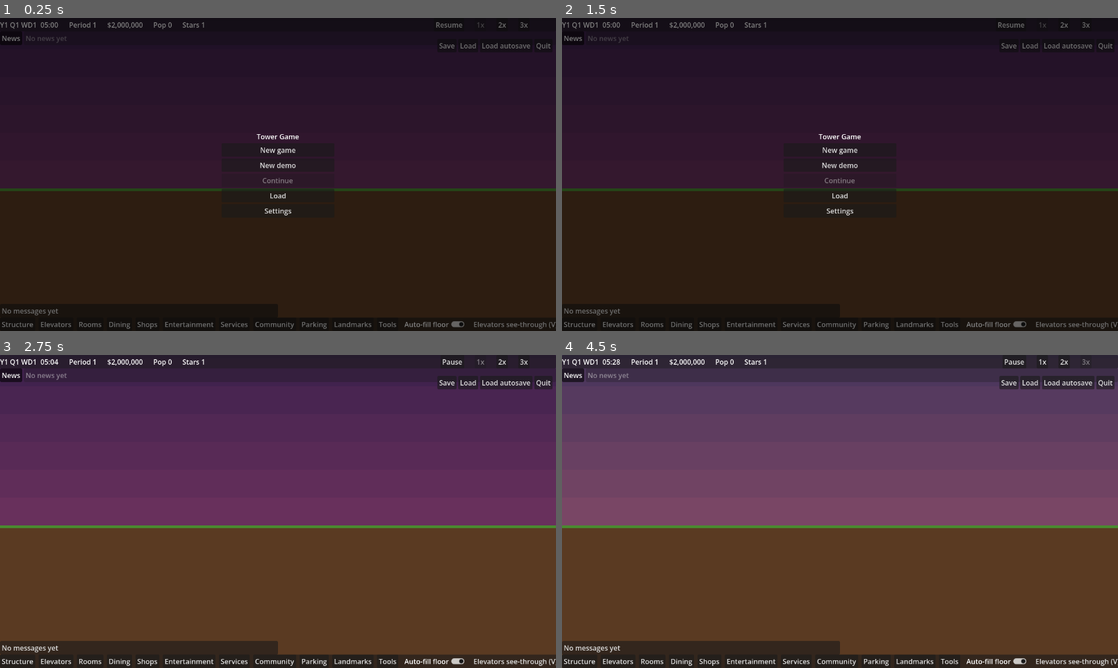
Above: before the commit, frames 1-4 (two rows, left to right).
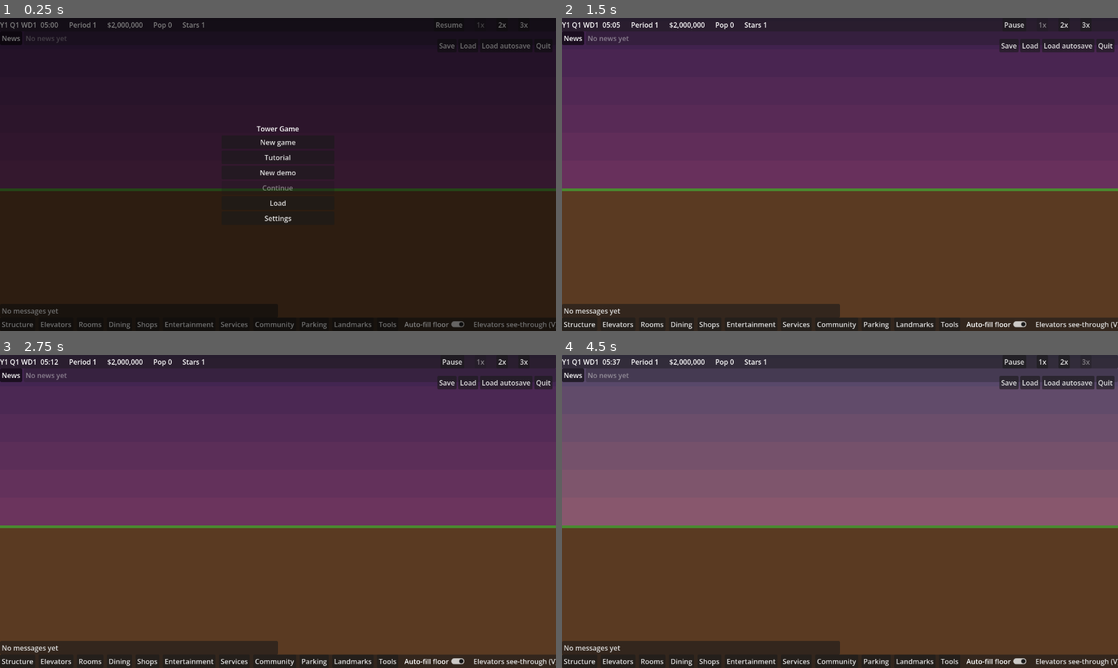
Above: after the commit, the same moments.

Repository: evidencelacking/TowerGame
Game: Godot game, scene res://scenes/main.tscn
Same seed, same stepped clock (60 frames per second), same inputs: the game is played once before the commit and once after it.
Inputs (mouse positions are in pixels of both pictures, inside the frame that each line leads up to):
- Up to frame 1 (0.25 s): no input
- Up to frame 2 (1.5 s): click (840, 158) at 0.5 s, where only the run after the commit has a clickable "Tutorial"; click (840, 83) at 1.25 s, where only the run after the commit has a clickable "Skip tutorial"
- Up to frame 3 (2.75 s): click (278, 486) at 2 s, where only the run before the commit has a clickable "New game"
- Up to frame 4 (4.5 s): click "2x" at 2.75 s; click "1x" at 3.5 s; click "3x" at 4.25 s

The runs differ from the first frame. In frame 1, 0.7% of the frame differs, in the area x 46-54%, y 34-66%; in frame 2, 93%, in the area x 0-100%, y 0-100%; in frame 3, less than 0.1%; in frame 4, less than 0.1%.

Commit message:
Add the first-tower tutorial: panel, start-menu button, scripted test (refs #503)
Co-Authored-By: Claude Sonnet 5.5 <noreply@anthropic.com>

Diff:
--- a/scripts/main.gd
+++ b/scripts/main.gd
@@ -12,6 +12,7 @@
 	RenderingServer.set_default_clear_color(SKY)
 	UiSkin.apply(ViewSettingsScript.detailed_graphics)  # the toolbar's _ready has loaded the saved setting
 	var demo := DemoMode.active()
+	var tutorial := false
 	if demo:
 		# Demo mode (#262): a fresh tower with a huge balance, the top rating, everything unlocked.
 		# The driver and HUD read the driver's tower, so swap it in before anything binds to it.
@@ -22,14 +23,18 @@
 	else:
 		# The starting-funds setting (#248) reaches the sim as the Tower's constructor argument, never by the sim
 		# reading settings. The default keeps the driver's own tower.
-		NewGameSettings.applied = NewGameSettings.funds()
-		if NewGameSettings.applied != NewGameSettings.DEFAULT_FUNDS:
-			$Hud/SimDriver.tower = Tower.new(0, NewGameSettings.applied)
+		# The tutorial (#503) always starts empty with the fixed seed and the normal funds.
+		tutorial = Tutorial.pending
+		Tutorial.pending = false
+		NewGameSettings.applied = NewGameSettings.DEFAULT_FUNDS if tutorial else NewGameSettings.funds()
+		if tutorial or NewGameSettings.applied != NewGameSettings.DEFAULT_FUNDS:
+			$Hud/SimDriver.tower = Tower.new(Tutorial.SEED if tutorial else 0, NewGameSettings.applied)
 			_tower = $Hud/SimDriver.tower
 		# Demo content until building commands exist (refs #6).
-		for i in 20:
+		for i in range(0 if tutorial else 20):
 			_tower.grid.place(i + 1, 1 + i % 8, 10 + (i * 7) % 60, 4 + i % 5)
-		_tower.grid.place(100, -2, 20, 12)
+		if not tutorial:
+			_tower.grid.place(100, -2, 20, 12)
 	# Debug switch (#156): `python tools/play.py -- --unlock-all`. Off unless asked for.
 	if "--unlock-all" in OS.get_cmdline_user_args():
 		_tower.enqueue(Tower.Command.make(_tower.tick + 1, Tower.Command.DEBUG_UNLOCK_ALL, [1] as Array[int]))
@@ -111,6 +116,11 @@
 		start_menu.name = "StartMenu"
 		add_child(start_menu)
 		start_menu.bind($Hud/SimDriver, save_menu)
+	if tutorial:
+		var tutorial_panel := TutorialPanel.new()
+		tutorial_panel.name = "TutorialPanel"
+		add_child(tutorial_panel)
+		tutorial_panel.bind($Hud/SimDriver)
 	var sound := SoundSystem.new()  # view only: reads the tower and camera, plays whatever sound files it finds (#247)
 	sound.name = "SoundSystem"
 	add_child(sound)
--- a/scripts/view/save_files.gd
+++ b/scripts/view/save_files.gd
@@ -21,6 +21,8 @@
 static var demo: bool = false
 ## A save to apply after the scene reloads (switching between demo and normal play), or "".
 static var pending_load: String = ""
+## Counts successful loads into a running tower, so the tutorial (#503) can tell a save was loaded over it.
+static var loads: int = 0
 static var autosave_template: String = AUTOSAVE_PATH  ## Tests point this at a file of their own, so parallel runs never share autosaves.
 
 
@@ -164,7 +166,10 @@
 ## Loads path into the tower. Returns false, leaving the tower unchanged, if it cannot.
 static func load_into(tower: TowerSim, path: String) -> bool:
 	var data := read(path)
-	return not data.is_empty() and tower.load_state(data)
+	var ok := not data.is_empty() and tower.load_state(data)
+	if ok:
+		loads += 1
+	return ok
 
 
 ## Writes the tower to its quarter's autosave slot.
--- a/scripts/view/start_menu.gd
+++ b/scripts/view/start_menu.gd
@@ -38,6 +38,7 @@
 	title.horizontal_alignment = HORIZONTAL_ALIGNMENT_CENTER
 	column.add_child(title)
 	_add(column, "NewGame", "New game", new_game)
+	_add(column, "Tutorial", "Tutorial", start_tutorial)
 	_add(column, "NewDemo", "New demo", new_demo)
 	continue_button = _add(column, "Continue", "Continue", continue_latest)
 	continue_button.disabled = SaveFiles.latest().is_empty()
@@ -56,6 +57,13 @@
 
 func new_game() -> void:
 	_start(false)
+
+
+## The guided first tower (#503): a fresh normal-mode tower with the fixed seed, built when the scene reloads.
+func start_tutorial() -> void:
+	Tutorial.pending = true
+	DemoMode.forced = false
+	get_tree().reload_current_scene()
 
 
 func new_demo() -> void:
--- /dev/null
+++ b/scripts/view/tutorial.gd
@@ -0,0 +1,88 @@
+class_name Tutorial
+extends RefCounted
+## The guided first tower (#503): from an empty lot to 2 stars. Reads the sim and never writes to it; the
+## player builds through the normal commands. Each step advances when the sim reports it done, never on a
+## timer. Progress is not saved: loading a save ends the tutorial and gives a normal game.
+
+const TowerSim := preload("res://scripts/sim/tower.gd")
+const StarRulesScript := preload("res://scripts/sim/star_rules.gd")
+
+## The tutorial's tower: a fixed seed, and the normal starting funds (never the New game setting).
+const SEED := 503
+const GOAL_STARS := 2
+
+## Set by the start menu, taken by main.gd when the scene reloads with a fresh tower.
+static var pending: bool = false
+
+## [title, hint] per step, in order. Our own wording.
+const STEPS: Array[Array] = [
+	["Lay the lobby", "Pick Lobby in the toolbar and drag a wide strip along floor 1: everyone enters here."],
+	["Build floors and offices", "Build a floor above the lobby, then place two offices on it. Offices bring workers and pay rent."],
+	["Add an elevator", "Place a local elevator on the lobby and the floor above, then add a car. Rooms no route reaches stay empty."],
+	["Feed your workers", "Place a fast food restaurant near the offices, so workers have somewhere to eat."],
+	["Add condos", "Place a condo on a reachable floor. Residents move in when it sells, and the money comes back."],
+	["Grow to 300 people", "Keep adding offices and condos, and more floors with elevator service. Rent arrives at the start of each quarter, and running costs go out then too, so keep a cash cushion."],
+	["Reach 2 stars", "The rating is checked through the day. Hold 300 people and your tower is promoted."],
+]
+
+const DONE_TITLE := "Tutorial complete"
+const DONE_TEXT := "Two stars. Security, housekeeping and hotels are now unlocked. Build security offices to earn 3 stars. Carry on building."
+
+var step: int = 0
+var finished: bool = false
+var skipped: bool = false
+
+
+func is_active() -> bool:
+	return not finished and not skipped
+
+
+func title() -> String:
+	return DONE_TITLE if finished else str(STEPS[step][0])
+
+
+func hint() -> String:
+	return DONE_TEXT if finished else str(STEPS[step][1])
+
+
+## Ends the tutorial early and leaves a normal game.
+func skip() -> void:
+	if is_active():
+		skipped = true
+
+
+## Advances through every step the tower already satisfies. Safe to call every tick; reads only.
+func update(tower: TowerSim) -> void:
+	while is_active() and done(step, tower):
+		step += 1
+		if step >= STEPS.size():
+			finished = true
+
+
+## True when the sim reports step `index` as done.
+static func done(index: int, tower: TowerSim) -> bool:
+	match index:
+		0:
+			return tower.floors.has_lobby()
+		1:
+			return _count(tower, "office", false) >= 2
+		2:
+			return not tower.rooms.shaft_ids().is_empty() and _count(tower, "office", true) >= 1
+		3:
+			return _count(tower, "fast_food", false) >= 1
+		4:
+			return _count(tower, "condo", false) >= 1
+		5:
+			return tower.permanent_population() >= int(StarRulesScript.REQUIREMENTS[GOAL_STARS]["population"])
+		6:
+			return tower.stars >= GOAL_STARS
+	return false
+
+
+## Rooms of one kind in the tower; with `reached` only those a route reaches.
+static func _count(tower: TowerSim, kind: String, reached: bool) -> int:
+	var n := 0
+	for id in tower.rooms.room_ids():
+		if tower.rooms.kind_of(id) == kind and not (reached and tower.rooms.is_cut_off(id)):
+			n += 1
+	return n
--- /dev/null
+++ b/scripts/view/tutorial_panel.gd
@@ -0,0 +1,77 @@
+class_name TutorialPanel
+extends CanvasLayer
+## The tutorial's small panel (#503): the step title, one hint line and a Skip button. The sim keeps running
+## underneath. View only: it reads the tower through a Tutorial and never writes to it. It ends itself on Skip,
+## on Done after the last step, and when a save is loaded (the loaded game is a normal one).
+
+const Driver := preload("res://scripts/view/sim_driver.gd")
+
+var tutorial: Tutorial = Tutorial.new()
+var driver: Driver = null
+var panel: PanelContainer
+var title_label: Label
+var hint_label: Label
+var skip_button: Button
+var _loads_at_start: int = 0
+var _last_tick: int = -1
+
+
+func _init() -> void:
+	layer = 8
+
+
+func bind(driver_value: Driver) -> void:
+	driver = driver_value
+	_loads_at_start = SaveFiles.loads
+	panel = PanelContainer.new()
+	panel.name = "TutorialBox"
+	panel.set_anchors_preset(Control.PRESET_CENTER_TOP)
+	panel.grow_horizontal = Control.GROW_DIRECTION_BOTH
+	panel.offset_top = 56.0
+	panel.custom_minimum_size = Vector2(420, 0)
+	add_child(panel)
+	var column := VBoxContainer.new()
+	panel.add_child(column)
+	title_label = Label.new()
+	title_label.name = "Title"
+	column.add_child(title_label)
+	hint_label = Label.new()
+	hint_label.name = "Hint"
+	hint_label.autowrap_mode = TextServer.AUTOWRAP_WORD_SMART
+	column.add_child(hint_label)
+	skip_button = Button.new()
+	skip_button.name = "Skip"
+	skip_button.focus_mode = Control.FOCUS_NONE
+	skip_button.pressed.connect(skip)
+	column.add_child(skip_button)
+	_refresh()
+
+
+func _process(_delta: float) -> void:
+	poll()
+
+
+## Reads the tower once per tick. Public so tests can drive it without frames.
+func poll() -> void:
+	if driver == null or not tutorial.is_active():
+		return
+	if SaveFiles.loads != _loads_at_start:
+		skip()  # a loaded save is a normal game
+		return
+	if driver.tower.tick == _last_tick:
+		return
+	_last_tick = driver.tower.tick
+	tutorial.update(driver.tower)
+	_refresh()
+
+
+## The Skip button: ends the tutorial and leaves a normal game. After the last step the same button reads Done.
+func skip() -> void:
+	tutorial.skip()
+	queue_free()
+
+
+func _refresh() -> void:
+	title_label.text = "Tutorial: " + tutorial.title()
+	hint_label.text = tutorial.hint()
+	skip_button.text = "Done" if tutorial.finished else "Skip tutorial"
--- /dev/null
+++ b/tests/test_tutorial.gd
@@ -0,0 +1,197 @@
+extends RefCounted
+## The tutorial (#503): each step's trigger, a scripted command sequence that completes every step and
+## reaches 300 people before the money runs out, skip, replay, the panel, and that it never touches the sim.
+
+const TowerSim := preload("res://scripts/sim/tower.gd")
+const Command := TowerSim.Command
+const Catalogue := preload("res://scripts/sim/room_catalogue.gd")
+
+const LOBBY_X := 100
+const LOBBY_W := 80
+const TOP := 18  ## The scripted shaft serves floors 1 to 18.
+const DAY := 1440
+
+
+static func _kind(room: String) -> int:
+	return Catalogue.IDS.find(room)
+
+
+static func _send(tower: TowerSim, kind: int, args: Array[int]) -> void:
+	assert(tower.enqueue(Command.make(tower.tick + 1, kind, args)), "the command queues")
+
+
+static func _run(tower: TowerSim, ticks: int, tutorial: Tutorial = null) -> void:
+	for _i in ticks:
+		tower.step()
+		if tutorial != null:
+			tutorial.update(tower)
+
+
+static func _lobby(tower: TowerSim) -> void:
+	_send(tower, Command.BUILD_LOBBY, [1, LOBBY_X, LOBBY_X + LOBBY_W - 1, 1] as Array[int])
+
+
+static func _floor(tower: TowerSim, f: int) -> void:
+	_send(tower, Command.BUILD_FLOOR, [f, LOBBY_X, LOBBY_X + LOBBY_W - 1] as Array[int])
+
+
+## One floor of the scripted tower: a floor strip, condos and an office beside the shaft at LOBBY_X
+## (floor 2 swaps one condo for fast food, since floor 1 takes no rooms).
+static func _build_floor(tower: TowerSim, f: int, food: bool = false) -> void:
+	_floor(tower, f)
+	var x := LOBBY_X + 4
+	var condos := 4
+	if food:
+		_send(tower, Command.PLACE_ROOM, [_kind("fast_food"), f, x] as Array[int])
+		x += 16
+		condos = 3
+	for _i in condos:
+		_send(tower, Command.PLACE_ROOM, [_kind("condo"), f, x] as Array[int])
+		x += 16
+	_send(tower, Command.PLACE_ROOM, [_kind("office"), f, x] as Array[int])
+
+
+## The scripted run, all through normal commands: lobby, floor with offices, elevator with a car, fast food and
+## condos, then a floor a day while money lasts, until 2 stars. Steps `tutorial` (if any) after every tick, and
+## returns the lowest balance seen.
+static func play(tower: TowerSim, tutorial: Tutorial = null) -> int:
+	var lowest := tower.ledger.balance
+	_lobby(tower)
+	_run(tower, 2, tutorial)
+	_build_floor(tower, 2, true)
+	_run(tower, 2, tutorial)
+	_send(tower, Command.PLACE_SHAFT, [_kind("local_shaft"), 1, TOP, LOBBY_X] as Array[int])
+	_run(tower, 2, tutorial)
+	_send(tower, Command.ADD_CAR, [tower.rooms.shaft_ids()[0], 1] as Array[int])
+	_run(tower, 2, tutorial)
+	var f := 3
+	for _day in 40:
+		if f <= TOP and tower.ledger.balance > 600000:
+			_build_floor(tower, f)
+			f += 1
+		for _i in DAY:
+			_run(tower, 1, tutorial)
+			lowest = mini(lowest, tower.ledger.balance)
+		if tower.stars >= 2:
+			break
+	return lowest
+
+
+static func _crowd(tower: TowerSim, n: int) -> void:
+	for _i in n:
+		tower.people.add_person(0, People.NONE, tower.rng)
+
+
+static func run(check: Callable) -> void:
+	# Each step's trigger, on a tower built a command at a time.
+	var t := TowerSim.new(Tutorial.SEED)
+	check.call(not Tutorial.done(0, t), "tutorial: no lobby, step 1 not done")
+	_lobby(t)
+	_run(t, 1)
+	check.call(Tutorial.done(0, t), "tutorial: the lobby finishes step 1")
+	check.call(not Tutorial.done(1, t), "tutorial: no offices yet")
+	_floor(t, 2)
+	_send(t, Command.PLACE_ROOM, [_kind("office"), 2, LOBBY_X + 4] as Array[int])
+	_run(t, 1)
+	check.call(not Tutorial.done(1, t), "tutorial: one office is not enough for step 2")
+	_send(t, Command.PLACE_ROOM, [_kind("office"), 2, LOBBY_X + 14] as Array[int])
+	_run(t, 1)
+	check.call(Tutorial.done(1, t), "tutorial: two offices finish step 2")
+	check.call(not Tutorial.done(2, t), "tutorial: offices with no elevator do not finish step 3")
+	_send(t, Command.PLACE_SHAFT, [_kind("local_shaft"), 1, 2, LOBBY_X + 60] as Array[int])
+	_run(t, 2)
+	check.call(Tutorial.done(2, t), "tutorial: an elevator reaching the offices finishes step 3")
+	check.call(not Tutorial.done(3, t), "tutorial: no fast food yet")
+	_send(t, Command.PLACE_ROOM, [_kind("fast_food"), 2, LOBBY_X + 24] as Array[int])
+	_run(t, 1)
+	check.call(Tutorial.done(3, t), "tutorial: fast food finishes step 4")
+	check.call(not Tutorial.done(4, t), "tutorial: no condo yet")
+	_floor(t, 3)
+	_send(t, Command.PLACE_ROOM, [_kind("condo"), 3, LOBBY_X + 4] as Array[int])
+	_run(t, 1)
+	check.call(Tutorial.done(4, t), "tutorial: a condo finishes step 5")
+
+	var c := TowerSim.new(Tutorial.SEED)
+	_crowd(c, 299)
+	check.call(not Tutorial.done(5, c) and not Tutorial.done(6, c), "tutorial: 299 people finish neither of the last two steps")
+	_crowd(c, 1)
+	check.call(Tutorial.done(5, c), "tutorial: 300 people finish step 6")
+	check.call(not Tutorial.done(6, c), "tutorial: 300 people at 1 star do not finish step 7 yet")
+	c.promote_stars()
+	check.call(c.stars == 2 and Tutorial.done(6, c), "tutorial: reaching 2 stars finishes step 7")
+
+	# The scripted run completes every step and reaches 300 people before the money runs out.
+	var tower := TowerSim.new(Tutorial.SEED)
+	var tutorial := Tutorial.new()
+	var lowest := play(tower, tutorial)
+	check.call(tutorial.finished and not tutorial.is_active(), "tutorial: the scripted run completes the tutorial")
+	check.call(tower.permanent_population() >= 300 and tower.stars == 2, "tutorial: the scripted run reaches 300 people and 2 stars")
+	check.call(lowest > 100000, "tutorial: the scripted run never runs short of money (lowest %d)" % lowest)
+	check.call(tutorial.title() == Tutorial.DONE_TITLE, "tutorial: the finished title shows")
+	for word: String in ["security", "housekeeping", "hotels", "3 stars"]:
+		check.call(Tutorial.DONE_TEXT.containsn(word), "tutorial: the completion message names %s" % word)
+	check.call(Tutorial.STEPS.size() == 7, "tutorial: seven steps")
+
+	# The tutorial only reads: the same commands without it end in the same state.
+	var bare := TowerSim.new(Tutorial.SEED)
+	play(bare)
+	check.call(bare.state_hash() == tower.state_hash(), "tutorial: following the tower leaves the sim unchanged")
+
+	# Replay: a fresh Tutorial on a new tower starts over.
+	var again := Tutorial.new()
+	again.update(TowerSim.new(Tutorial.SEED))
+	check.call(again.step == 0 and again.is_active() and again.title() == "Lay the lobby", "tutorial: replay starts at step 1")
+	again.update(tower)
+	check.call(again.finished, "tutorial: a tower that has done everything completes it in one update")
+
+	# Skip ends it cleanly: no more steps, and the tower is untouched.
+	var skipped := Tutorial.new()
+	var fresh := TowerSim.new(Tutorial.SEED)
+	var hash_before := fresh.state_hash()
+	skipped.skip()
+	skipped.update(tower)
+	check.call(not skipped.is_active() and not skipped.finished and skipped.step == 0, "tutorial: skip ends it without advancing")
+	check.call(fresh.state_hash() == hash_before, "tutorial: skip leaves the tower alone")
+
+	await _panel(check)
+
+
+## The panel: shows the step, follows the tower a tick at a time, Skip frees it, and a loaded save ends it.
+static func _panel(check: Callable) -> void:
+	var tree := Engine.get_main_loop() as SceneTree
+	await tree.process_frame
+	var driver := SimDriver.new()
+	tree.root.add_child(driver)
+	driver.tower = TowerSim.new(Tutorial.SEED)
+	var panel := TutorialPanel.new()
+	tree.root.add_child(panel)
+	panel.bind(driver)
+	check.call(panel.title_label.text.contains("Lay the lobby") and panel.hint_label.text != "", "tutorial panel: shows the first step and a hint")
+	check.call(panel.skip_button.text == "Skip tutorial", "tutorial panel: has a Skip button")
+	_lobby(driver.tower)
+	driver.tower.step()
+	panel.poll()
+	check.call(panel.tutorial.step == 1 and panel.title_label.text.contains("offices"), "tutorial panel: moves on when the sim reports the step done")
+	panel.skip_button.pressed.emit()
+	check.call(not panel.tutorial.is_active() and panel.is_queued_for_deletion(), "tutorial panel: Skip ends the tutorial and frees the panel")
+
+	var loaded := TutorialPanel.new()
+	tree.root.add_child(loaded)
+	loaded.bind(driver)
+	SaveFiles.loads += 1  # what SaveFiles.load_into does after a successful load
+	loaded.poll()
+	check.call(not loaded.tutorial.is_active() and loaded.is_queued_for_deletion(), "tutorial panel: loading a save ends the tutorial")
+	SaveFiles.loads -= 1
+
+	var shown_before := StartMenu.shown
+	var save_menu := SaveMenu.new()
+	tree.root.add_child(save_menu)
+	var start := StartMenu.new()
+	tree.root.add_child(start)
+	start.bind(driver, save_menu)
+	var button := start.find_child("Tutorial", true, false) as Button
+	check.call(button != null and button.text == "Tutorial", "tutorial: the start menu has a Tutorial button")
+	StartMenu.shown = shown_before
+	start.queue_free()
+	save_menu.queue_free()
+	driver.queue_free()
Not shown, added: scripts/view/tutorial.gd.uid
Not shown, added: scripts/view/tutorial_panel.gd.uid
Not shown, added: tests/_one.gd.uid
Not shown, added: tests/test_tutorial.gd.uid
